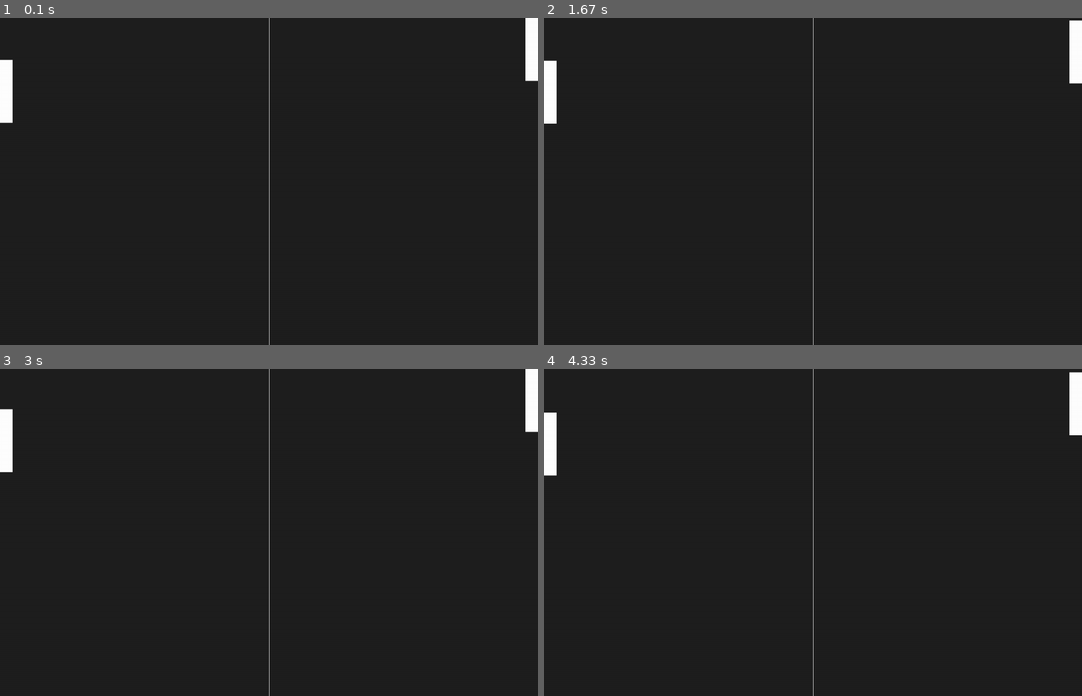
Above: before the commit, frames 1-4 (two rows, left to right).
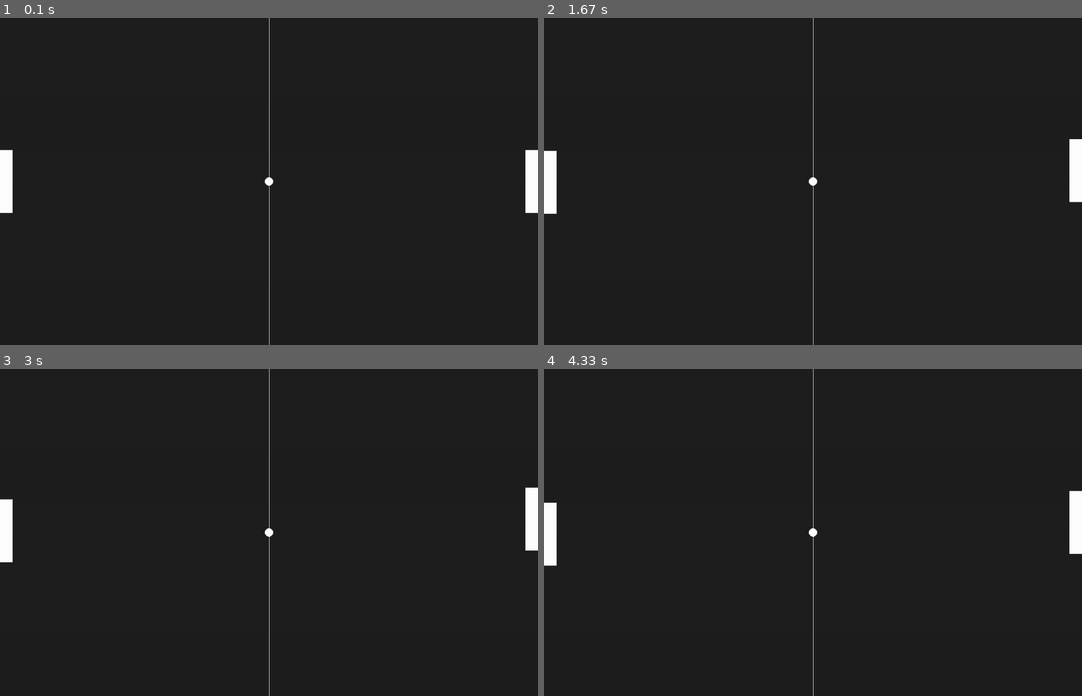
Above: after the commit, the same moments.

Repository: sshiple/Pong-Project
Game: pygame game, started from pong.py
The game is run twice, just before and just after one commit, with the same random seed, the same clock (stepped at 60 frames per second) and the same inputs.
Inputs:
- Up to frame 1 (0.1 s): no input
- Up to frame 2 (1.67 s): hold Up 0.33-0.8 s; hold Down 0.83-1.13 s; hold S 0.83-1.13 s; hold Up 1.17-1.53 s; hold W 1.17-1.53 s; hold Down from 1.57 s (still down); hold S from 1.57 s (still down)
- Up to frame 3 (3 s): release Down at 1.93 s; release S at 1.93 s; hold Up 1.97-2.27 s; hold W 1.97-2.27 s; hold Down 2.3-2.6 s; hold S 2.3-2.6 s; hold Up from 2.63 s (still down); hold W from 2.63 s (still down)
- Up to frame 4 (4.33 s): release Up at 3 s; release W at 3 s; hold Down 3.03-3.4 s; hold S 3.03-3.4 s; hold Up 3.43-3.73 s; hold W 3.43-3.73 s; hold Down 3.77-4.07 s; hold S 3.77-4.07 s; hold Up from 4.1 s (still down); hold W from 4.1 s (still down)

The runs differ from the first frame. In frame 1, 1.8% of the frame differs, in the area x 0-100%, y 0-60%; in frame 2, 1.8%; in frame 3, 1.8%; in frame 4, 1.8%.

Commit message:
Add files via upload
Was previously pong_04.py.

Diff:
--- a/pong.py
+++ b/pong.py
@@ -30,7 +30,7 @@
 
 rectColor = wht_color #sets the rectangle color
 rectSize = rectWidth, rectHeight = 30, 150 # sets size of the square to 100x100
-rectPos = rectX, rectY = 0, 100 #sets the position of the square within the
+rectPos = rectX, rectY = 0, (screenWidth / 2) - 75 #sets the position of the square within the
 # display
 
 rectSpeed = 1 # I dont know what this means at all
@@ -41,9 +41,16 @@
 
 # HANDLE 2 CREATION = = = = = = = = = = = = = = = = = = = =
 
-rect_twoPos = rect_twoX, rect_twoY = 1280, 0
+rect_twoPos = rect_twoX, rect_twoY = 1280, (screenWidth / 2) - 75
 
 player_two = pygame.Rect(rect_twoX, rect_twoY, rectWidth, rectHeight)
+
+# CREATION OF THE BALL
+
+ballSize = ballHeight, ballWidth = 20, 20
+ballPos = ballX, ballY = (screenHeight / 2) -10 , (screenWidth / 2) - 10
+
+ball = pygame.Rect(ballX, ballY, ballWidth, ballHeight)
 
 # MOVEMENT FOR PLAYER ONE
 def move_rect(player):
@@ -81,6 +88,7 @@
     player.clamp_ip(surface.get_rect())
     player_two.clamp_ip(surface.get_rect())
 
+    pygame.draw.ellipse(surface, wht_color, ball)
     pygame.draw.rect(surface, rectColor, player)
     pygame.draw.rect(surface, rectColor, player_two)
 
